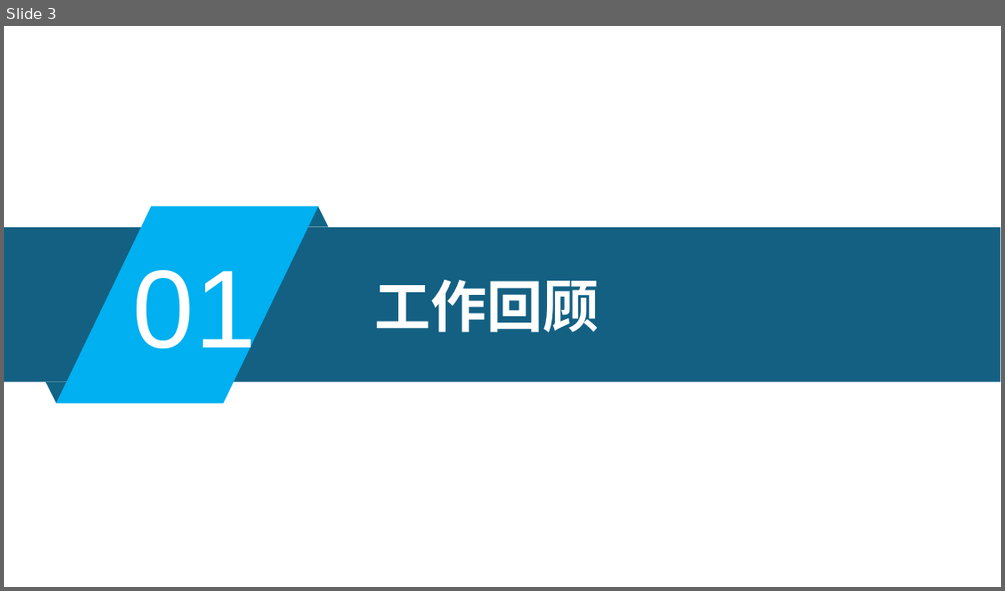
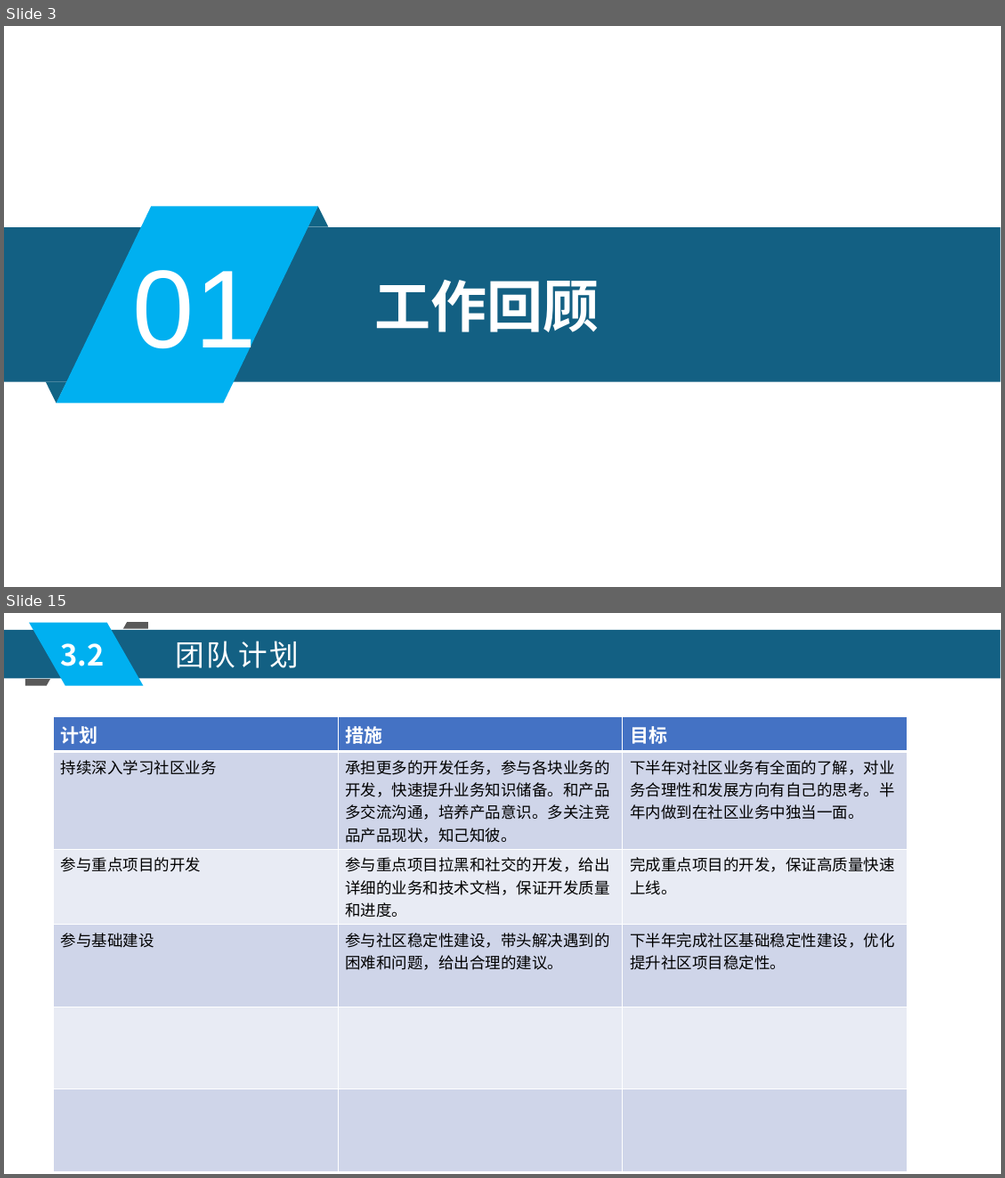
Before and after one commit to xljnc/husky-starter, a slide deck: doc/zzdb.pptx. Shown one above the other, each under a label of ours: slide 3 before the commit, slides 3 and 15 after it; the slides between them are not shown. The pictures are 1005x591 and 1005x1178 pixels, drawn with LibreOffice and Linux fonts; fonts in the diff are those of the drawing. Boxes give left, top, right and bottom in pixels: in the first picture for what was removed or moved away, otherwise in the second. Text is boxed around its words. In the diff, an @@ line names an element or a change of style, - is before the commit and + after.

Commit message:
文档 by qiyu 2022-06-20

```diff
--- a/doc/zzdb.pptx
+++ b/doc/zzdb.pptx
@@ slide 15 added at [4,613,1001,1174], background #FFFFFF @@
@@ rectangle added at [4,629,1001,678], fill #136083 @@
@@ parallelogram added at [30,623,144,686], fill #00B0F0 @@
@@ freeform shape added at [123,622,147,629], fill #595959 @@
@@ text added at [61,643,105,666], 28 pt, text #FFFFFF, bold @@
+3.2
@@ text added at [175,641,299,668], 28 pt, text #FFFFFF @@
+团队计划
@@ freeform shape added at [25,679,50,686], fill #595959 @@
@@ table added at [53,717,908,1111], 6 rows, 3 columns @@
+计划 | 措施 | 目标
+持续深入学习社区业务 | 承担更多的开发任务，参与各块业务的开发，快速提升业务知识储备。和产品多交流沟通，培养产品意识。多关注竞品产品现状，知己知彼。 | 下半年对社区业务有全面的了解，对业务合理性和发展方向有自己的思考。半年内做到在社区业务中独当一面。
+参与重点项目的开发 | 参与重点项目拉黑和社交的开发，给出详细的业务和技术文档，保证开发质量和进度。 | 完成重点项目的开发，保证高质量快速上线。
+参与基础建设 | 参与社区稳定性建设，带头解决遇到的困难和问题，给出合理的建议。 | 下半年完成社区基础稳定性建设，优化提升社区项目稳定性。
+ |  | 
+ |  | 
```
Also in this commit, not shown: 11 slides changed, 3 other slides added, 6 slides removed, 1 other file.
